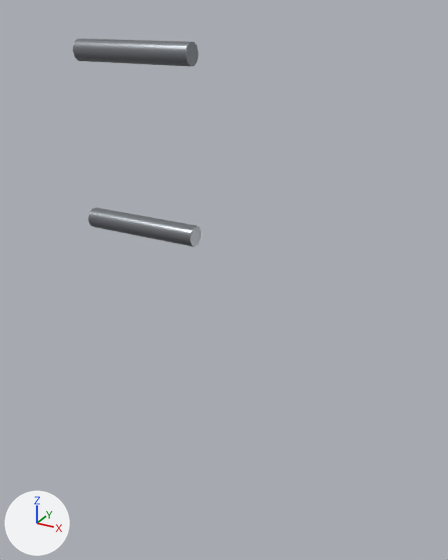
An edit to the glTF model public/parts/air-sleeve.glb, drawn before and after from the same camera.
The view is the same before and after, from a 50 mm lens placed at (-96.0, -486.1, 88.6), pointed at (-169.4, -352.6, 21.9). Arrows for +X, +Y and +Z are at lower left; the lights stay in place. The older version comes first. Vertices at exactly the same position are counted once.
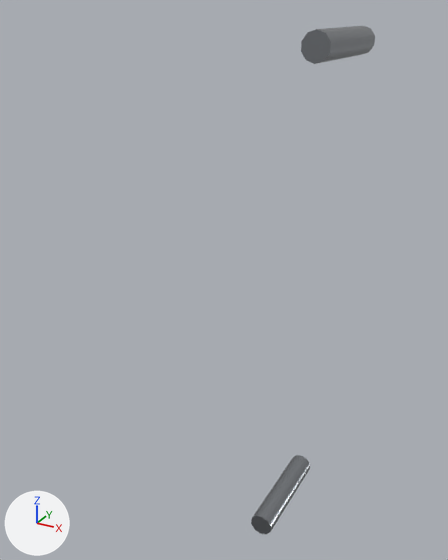
Boxes (x1, y1, x2, y2) around the edits, measured in the pictures (448 x 560 px; the box of a moved part takes in the faces that stretch with it):
'Mesh_0.001', reshaped, moved, rescaled (40% narrower, 34% taller)
    before: (73, 38, 198, 66)
    after: (301, 26, 375, 64)
'Mesh_0', reshaped, moved, rescaled (47% narrower, 102% taller)
    before: (88, 208, 201, 247)
    after: (251, 455, 310, 535)
part 1 of me_mesh_0, moved or reshaped
    before: (73, 38, 201, 247)
    after: (251, 26, 375, 535)

Patch to the scene script:
```diff
--- a/public/parts/air-sleeve.glb.py
+++ b/public/parts/air-sleeve.glb.py
@@ me_mesh_0 @@
 # used by ob_mesh_0; parent = ob_air_sleeve_inst0; location = (-200.0, -346.0, 30.0); scale = (18.0, 18.0, 18.0)
-me_mesh_0.from_pydata(...)  # 22 vertices, 40 faces; spans x -1.0..1.0, y -0.17..0.17, z -0.16..0.16
-me_mesh_0.vertices[0].co = (1.0, -0.17, 0.0)  # pixel (190, 239)
-me_mesh_0.vertices[1].co = (-1.0, -0.17, 0.0)  # pixel (88, 219)
-me_mesh_0.vertices[2].co = (1.0, -0.13, -0.1)  # pixel (191, 245)
-me_mesh_0.vertices[3].co = (-1.0, -0.13, 0.1)  # pixel (89, 213)
-me_mesh_0.vertices[4].co = (-1.0, -0.13, -0.1)  # pixel (90, 224)
-me_mesh_0.vertices[5].co = (1.0, -0.05, -0.16)  # pixel (194, 247)
-me_mesh_0.vertices[6].co = (-1.0, -0.05, -0.16)  # pixel (93, 227)
-me_mesh_0.vertices[7].co = (1.0, 0.05, -0.16)  # pixel (197, 245)
-me_mesh_0.vertices[8].co = (-1.0, 0.05, -0.16)
-me_mesh_0.vertices[9].co = (1.0, 0.13, -0.1)  # pixel (200, 239)
-me_mesh_0.vertices[10].co = (-1.0, 0.13, -0.1)
-me_mesh_0.vertices[11].co = (1.0, 0.17, 0.0)  # pixel (201, 233)
-me_mesh_0.vertices[12].co = (-1.0, 0.17, 0.0)
-me_mesh_0.vertices[13].co = (1.0, 0.13, 0.1)  # pixel (200, 227)
-me_mesh_0.vertices[14].co = (-1.0, 0.13, 0.1)
-me_mesh_0.vertices[15].co = (1.0, 0.05, 0.16)  # pixel (197, 225)
-me_mesh_0.vertices[16].co = (-1.0, 0.05, 0.16)  # pixel (95, 207)
-me_mesh_0.vertices[17].co = (1.0, -0.05, 0.16)  # pixel (193, 227)
-me_mesh_0.vertices[18].co = (-1.0, -0.05, 0.16)  # pixel (91, 209)
-me_mesh_0.vertices[19].co = (1.0, -0.13, 0.1)  # pixel (191, 233)
-me_mesh_0.vertices[20].co = (1.0, 0.0, 0.0)  # pixel (195, 236)
-me_mesh_0.vertices[21].co = (-1.0, 0.0, 0.0)
+me_mesh_0.from_pydata(...)  # 22 vertices, 40 faces; spans x -0.2..0.2, y -1.0..1.0, z -0.21..0.21
+# me_mesh_0 part 1
+me_mesh_0.vertices[0].co = (0.0, -1.0, -0.21)  # pixel (260, 533)
+me_mesh_0.vertices[1].co = (0.0, 1.0, -0.21)
+me_mesh_0.vertices[2].co = (0.13, -1.0, -0.17)  # pixel (266, 534)
+me_mesh_0.vertices[3].co = (-0.13, 1.0, -0.17)
+me_mesh_0.vertices[4].co = (0.13, 1.0, -0.17)
+me_mesh_0.vertices[5].co = (0.2, -1.0, -0.07)  # pixel (270, 531)
+me_mesh_0.vertices[6].co = (0.2, 1.0, -0.07)  # pixel (309, 469)
+me_mesh_0.vertices[7].co = (0.2, -1.0, 0.07)  # pixel (270, 526)
+me_mesh_0.vertices[8].co = (0.2, 1.0, 0.07)  # pixel (310, 464)
+me_mesh_0.vertices[9].co = (0.13, -1.0, 0.17)  # pixel (267, 520)
+me_mesh_0.vertices[10].co = (0.13, 1.0, 0.17)  # pixel (306, 458)
+me_mesh_0.vertices[11].co = (0.0, -1.0, 0.21)  # pixel (261, 516)
+me_mesh_0.vertices[12].co = (0.0, 1.0, 0.21)  # pixel (301, 455)
+me_mesh_0.vertices[13].co = (-0.13, -1.0, 0.17)  # pixel (255, 515)
+me_mesh_0.vertices[14].co = (-0.13, 1.0, 0.17)  # pixel (296, 455)
+me_mesh_0.vertices[15].co = (-0.2, -1.0, 0.07)  # pixel (251, 518)
+me_mesh_0.vertices[16].co = (-0.2, 1.0, 0.07)  # pixel (292, 458)
+me_mesh_0.vertices[17].co = (-0.2, -1.0, -0.07)  # pixel (251, 523)
+me_mesh_0.vertices[18].co = (-0.2, 1.0, -0.07)
+me_mesh_0.vertices[19].co = (-0.13, -1.0, -0.17)  # pixel (254, 529)
+me_mesh_0.vertices[20].co = (0.0, -1.0, 0.0)  # pixel (260, 525)
+me_mesh_0.vertices[21].co = (0.0, 1.0, 0.0)
 me_mesh_0.materials.append(mat_steel)
@@ ob_mesh_0 @@
 ob_mesh_0.parent = ob_air_sleeve_inst0
-ob_mesh_0.location = (-200.0, -346.0, 30.0)
-ob_mesh_0.scale = (18.0, 18.0, 18.0)
+ob_mesh_0.location = (-148.0, -357.0, -38.0)
+ob_mesh_0.scale = (14.0, 14.0, 14.0)
@@ ob_mesh_0_001 @@
 ob_mesh_0_001.parent = ob_air_sleeve_inst0
-ob_mesh_0_001.location = (-200.0, -346.0, 78.0)
-ob_mesh_0_001.scale = (18.0, 18.0, 18.0)
+ob_mesh_0_001.location = (-140.0, -357.0, 82.0)
+ob_mesh_0_001.scale = (14.0, 14.0, 14.0)
```
